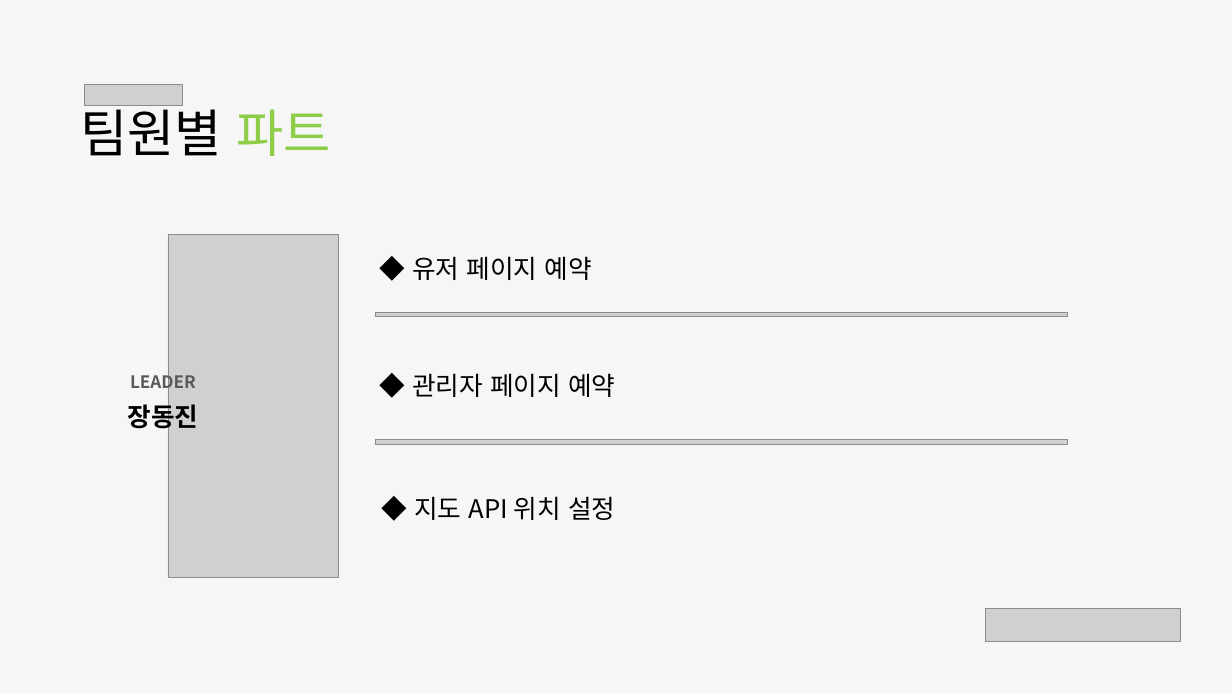
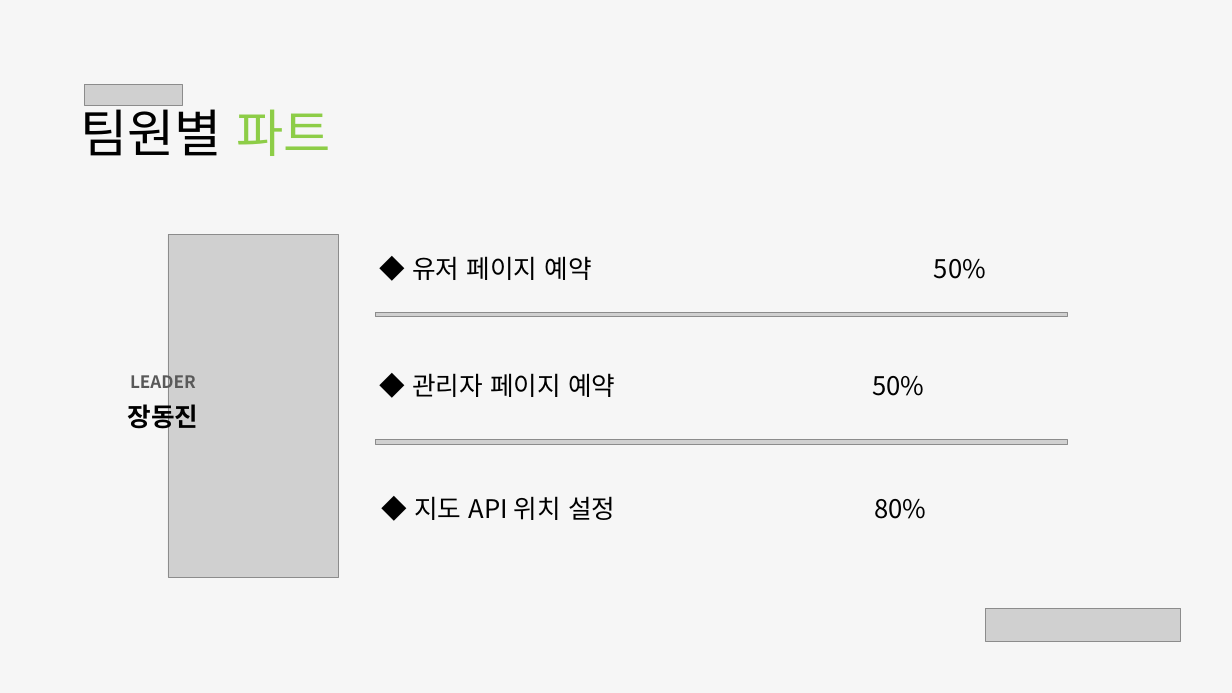
Before and after one commit to RionPark/jwc, a slide deck: slide 2 of src/프로젝트/장동진/Placeres 작업현황.pptx. Drawn at 1232x693 pixels with LibreOffice and Linux fonts; fonts in the diff are those of the drawing; grey boxes stand for pictures; background and template pictures are left out. Boxes give left, top, right and bottom in pixels: in the first picture for what was removed or moved away, otherwise in the second. Text is boxed around its words. In the diff, an @@ line names an element or a change of style, - is before the commit and + after.

```diff
--- a/src/프로젝트/장동진/Placeres 작업현황.pptx
+++ b/src/프로젝트/장동진/Placeres 작업현황.pptx
@@ text at [412,256,986,280]: text changed @@
-◆ 유저 페이지 예약
+◆ 유저 페이지 예약 50%
@@ text at [412,373,924,397]: text changed @@
-◆ 관리자 페이지 예약
+◆ 관리자 페이지 예약 50%
@@ text at [414,496,926,520]: text changed @@
-◆ 지도 API 위치 설정
+◆ 지도 API 위치 설정 80%
```
Also in this commit, not shown: 2 other slides changed.
